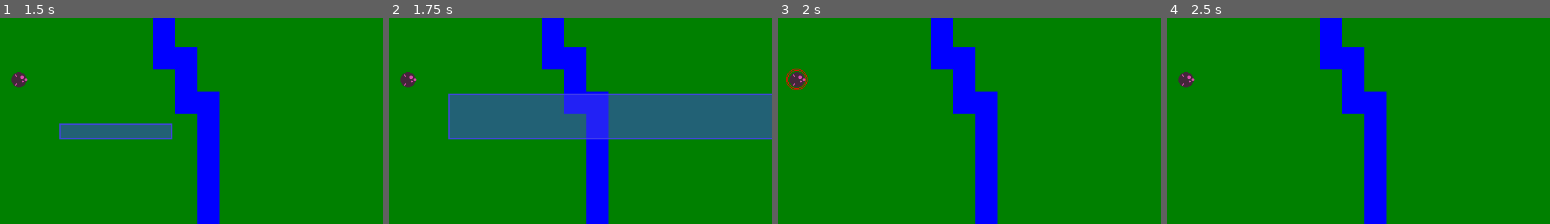
Above: before the commit, frames 1-4 (left to right).
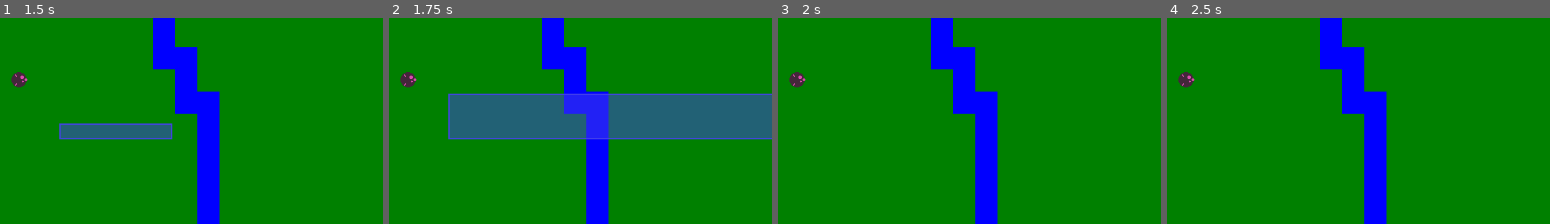
Above: after the commit, the same moments.

Repository: NoNameHobos/rts-game
Game: Godot game, scene res://scenes/scene_manager.tscn
Same seed, same stepped clock (60 frames per second), same inputs: the game is played once before the commit and once after it.
Inputs (mouse positions are % of the whole screen's width and height, from its top left):
- Up to frame 1 (1.5 s): tap Enter at 0.5 s; move the mouse to (73, 45) at 0.52 s; click (73, 45) at 0.67 s; tap Space at 1.25 s; drag from (29, 56) to (73, 45) at 1.27 s
- Up to frame 2 (1.75 s): no input
- Up to frame 3 (2 s): no input
- Up to frame 4 (2.5 s): move the mouse to (60, 27) at 2.02 s; click (60, 27) at 2.17 s
The pictures show only the part of the screen within x 21-71%, y 27-77%; the shares and areas given below are measured in that part.

Frames 1-2 are identical in both runs. In frame 3, 0.2% of the frame differs, in the area x 2-8%, y 24-35%; in frame 4, nothing differs.

Commit message:
SELECTION WORKS WEEEE

Diff:
--- a/scripts/game_cursor.gd
+++ b/scripts/game_cursor.gd
@@ -2,8 +2,8 @@
 class_name GameCursor
 
 
-signal unit_selected(id: int)
-signal unit_deselected(id: int)
+signal drag_start()
+signal drag_end(ids: Dictionary[int, bool])
 
 @export
 var box_color: Color = Color.AQUA
@@ -35,17 +35,19 @@
 	area_2d.add_child(collision_shape)
 
 	area_2d.area_entered.connect(_area_entered)
-
+	area_2d.area_exited.connect(_area_exited)
 
 	z_index = RenderingServer.CANVAS_ITEM_Z_MAX
 
+
+
 func _area_entered(area: Area2D) -> void:
-	selected_units[area.owner.get_instance_id()] = true
+	if area.owner is Unit:
+		selected_units[area.owner.get_instance_id()] = true
 
 func _area_exited(area: Area2D) -> void:
-	selected_units.erase(area.owner.get_instance_id())
-
-
+	if area.owner.get_instance_id() in selected_units.keys():
+		selected_units.erase(area.owner.get_instance_id())
 
 func _input(event: InputEvent) -> void:
 	if event is InputEventMouseButton:
@@ -56,15 +58,15 @@
 		if not is_dragging and event.pressed:
 			is_dragging = true
 			dragging_coord = get_viewport().get_mouse_position()
-			for id in selected_units.keys():
-				unit_deselected.emit(id)
-			selected_units.clear()
+			drag_start.emit()
+			area_2d.monitoring = true
 		# on release and entered drag then stop drag
 		elif is_dragging and not event.pressed:
 			is_dragging = false
+			drag_end.emit(selected_units)
+			selected_units.clear()
+
 			area_2d.monitoring = false
-			for id in selected_units.keys():
-				unit_selected.emit(id)
 
 
 func _process(_delta: float) -> void:
@@ -98,12 +100,11 @@
 		pos = Vector2(p_x, p_y)
 		size = Vector2(s_x, s_y)
 
-		selection_rect = Rect2(pos, size)
-		area_2d.monitoring = true
-		area_2d.position = pos
-		collision_rect.size = size
 
 
+		selection_rect = Rect2(pos, size)
+		area_2d.position = pos+size/2.0
+		collision_rect.size = size
 
 	queue_redraw()
 
--- a/scripts/unit_manager.gd
+++ b/scripts/unit_manager.gd
@@ -7,17 +7,24 @@
 var units_selected: Dictionary[int, bool] = {}
 
 func _ready() -> void:
-	cursor.unit_selected.connect(_unit_selected)
-	cursor.unit_deselected.connect(_unit_deselected)
+	cursor.drag_start.connect(_deselect_units)
+	cursor.drag_end.connect(_select_units)
 
 
-func _unit_selected(id: int) -> void:
-	var unit = instance_from_id(id)
-	if unit is Unit:
-		unit.select()
+func _select_units(ids: Dictionary[int, bool]) -> void:
+	print(ids)
+	for id in ids.keys():
+		print(id)
+		var unit = instance_from_id(id)
+
+		if unit is Unit:
+			unit.select()
+			units_selected[id] = true
 
 
-func _unit_deselected(id: int) -> void:
-	var unit = instance_from_id(id)
-	if unit is Unit:
-		unit.deselect()
+func _deselect_units() -> void:
+	for id in units_selected.keys():
+		var unit = instance_from_id(id)
+		if unit is Unit:
+			unit.deselect()
+			units_selected.erase(id)
